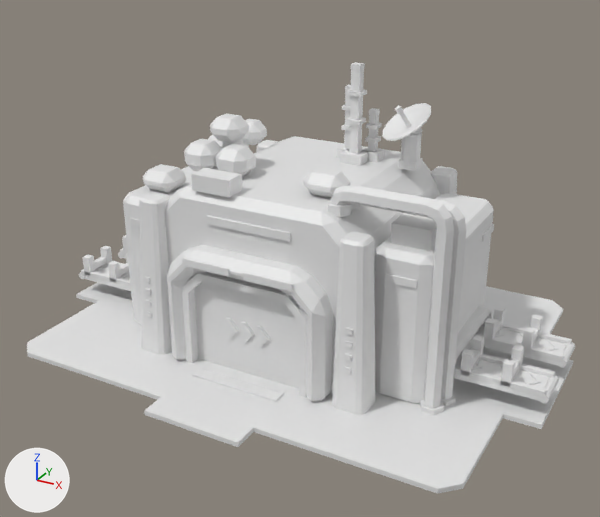
One commit to the FBX model art/base_nodes/export/SM_Holo_LogisticsHub_T3_Mini.fbx: the scene before it, then after it.
Both versions are drawn from a 50 mm camera at (24.1, -44.7, 27.5) aimed at (0.5, -1.7, 6.1). Every picture has the same lights, and +X, +Y and +Z are marked at lower left. The picture after the commit comes second. Vertices at exactly the same position are counted once.

In view in the first picture: 'SM_Holo_LogisticsHub_T3_Mini'.
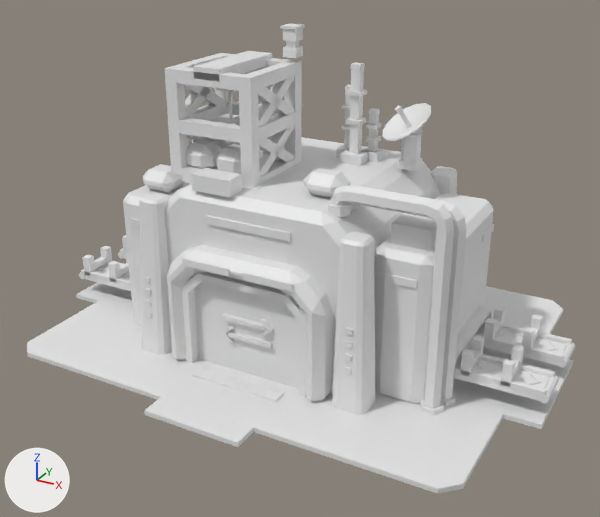
Edits to the bpy script that builds the scene:
```text
Change me_sm_holo_logisticshub_t3_mini:
    used by ob_sm_holo_logisticshub_t3_mini; location = (0.0, 0.0, 0.0)
    remove me_sm_holo_logisticshub_t3_mini.from_pydata(...)  # 2548 vertices, 4225 faces; spans x -17.3..17.3, y -13.6..13.6, z 0.0..17.8
    add me_sm_holo_logisticshub_t3_mini.from_pydata(...)  # 2772 vertices, 4601 faces; spans x -17.3..17.3, y -13.6..13.6, z 0.0..20.2
    me_sm_holo_logisticshub_t3_mini part 1: a new loose piece, a box spanning x -1.69..1.3, y -7.59..-7.3, z 3.8..4.09, in mat_m_holosolid (white #e7e7e7)
    me_sm_holo_logisticshub_t3_mini part 2: the loose piece of 12 vertices spanning x 0.7..1.5, y -7.4..-7.3, z 2.6..3.8 is scaled about its middle by (0.89, 2.2, 0.75), then moved by (0.3, -0.1, 0.7)
    me_sm_holo_logisticshub_t3_mini part 3: a new loose piece, a box spanning x -1.3..1.69, y -7.59..-7.3, z 2.71..3.0, in mat_m_holosolid (white #e7e7e7)
    me_sm_holo_logisticshub_t3_mini part 4: a new loose piece, a box spanning x -4.9..-3.1, y -4.8..1.2, z 17.6..18.3, in mat_m_holosolid (white #e7e7e7)
    me_sm_holo_logisticshub_t3_mini part 5: the loose piece of 8 vertices spanning x -3.9..-1.3, y -6.9..-5.5, z 11.5..12.5 is copied, and the copy is scaled about its middle by (0.0538, 0.1, 2.9), then moved by (-1.4, 3.8, 3.2); it spans x -4.1..-3.9, y -2.5..-2.3, z 13.8..16.6
    me_sm_holo_logisticshub_t3_mini part 6: the loose piece of 8 vertices spanning x 1.7..2.3, y 2.7..3.3, z 17.5..17.8 is copied, and the copy is scaled about its middle by (0.909, 0.909, 3.33), then moved by (-3.4, -2.2, 1.1); it spans x -1.7..-1.1, y 0.5..1.1, z 18.3..19.3
    me_sm_holo_logisticshub_t3_mini part 7: the loose piece of 8 vertices spanning x 1.7..2.3, y 2.7..3.3, z 17.5..17.8 is copied, and the copy is scaled about its middle by (1.36, 1.36, 2), then moved by (-3.4, -2.2, 1.0); it spans x -1.8..-0.9, y 0.4..1.2, z 18.3..18.9
    me_sm_holo_logisticshub_t3_mini part 8: the loose piece of 8 vertices spanning x 1.7..2.3, y 2.7..3.3, z 17.5..17.8 is copied, and the copy is scaled about its middle by (1.36, 1.36, 2.33), then moved by (-3.4, -2.2, 2.0); it spans x -1.8..-0.9, y 0.4..1.2, z 19.3..20.0
    me_sm_holo_logisticshub_t3_mini part 9: a new loose piece, a box spanning x -1.95..-0.85, y 0.25..1.35, z 20.02..20.18, in mat_m_holosolid (white #e7e7e7)
    me_sm_holo_logisticshub_t3_mini part 10: the loose piece of 12 vertices spanning x -0.4..0.4, y -7.4..-7.3, z 2.6..3.8 is deleted
    me_sm_holo_logisticshub_t3_mini part 11: the loose piece of 12 vertices spanning x -1.5..-0.7, y -7.4..-7.3, z 2.6..3.8 is deleted
    me_sm_holo_logisticshub_t3_mini part 12: 156 vertices added at x -7.0..-1.0, y -4.8..1.2, z 11.1..18.0
    me_sm_holo_logisticshub_t3_mini part 13: 12 vertices added at x -1.8..-1.0, y -7.6..-7.3, z 2.4..3.3
    other edits to the shape of me_sm_holo_logisticshub_t3_mini do not show in these pictures
```

Location of each change, (x1, y1, x2, y2) in pixels of the pictures (600 x 517 px; the box of a moved part takes in the faces that stretch with it):
'SM_Holo_LogisticsHub_T3_Mini', reshaped (9% taller)
    before: (27, 62, 575, 494)
    after: (27, 24, 575, 494)
part 1 of me_sm_holo_logisticshub_t3_mini, added
    after: (222, 313, 266, 331)
part 2 of me_sm_holo_logisticshub_t3_mini, moved or reshaped
    before: (256, 326, 270, 347)
    after: (260, 318, 274, 336)
part 3 of me_sm_holo_logisticshub_t3_mini, added
    after: (228, 331, 272, 348)
part 4 of me_sm_holo_logisticshub_t3_mini, added
    after: (193, 51, 272, 81)
part 5 of me_sm_holo_logisticshub_t3_mini, added (mostly hidden)
    after: (228, 91, 232, 119)
part 6 of me_sm_holo_logisticshub_t3_mini, added
    after: (286, 41, 299, 48)
part 7 of me_sm_holo_logisticshub_t3_mini, added
    after: (283, 46, 303, 58)
part 8 of me_sm_holo_logisticshub_t3_mini, added
    after: (283, 28, 303, 42)
part 9 of me_sm_holo_logisticshub_t3_mini, added
    after: (280, 24, 305, 30)
part 10 of me_sm_holo_logisticshub_t3_mini, deleted
    before: (241, 322, 254, 342)
part 11 of me_sm_holo_logisticshub_t3_mini, deleted
    before: (226, 317, 239, 338)
part 12 of me_sm_holo_logisticshub_t3_mini, added
    after: (165, 53, 302, 188)
part 13 of me_sm_holo_logisticshub_t3_mini, added
    after: (221, 326, 235, 343)
